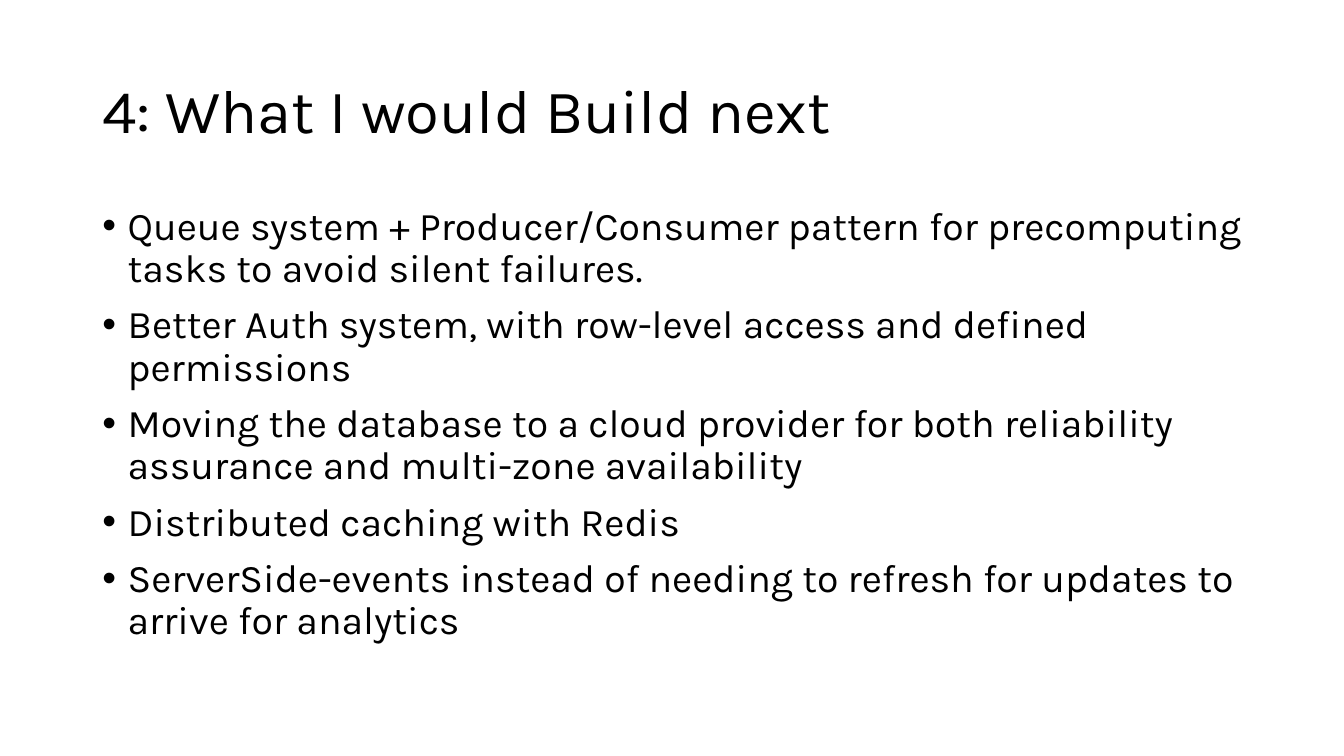
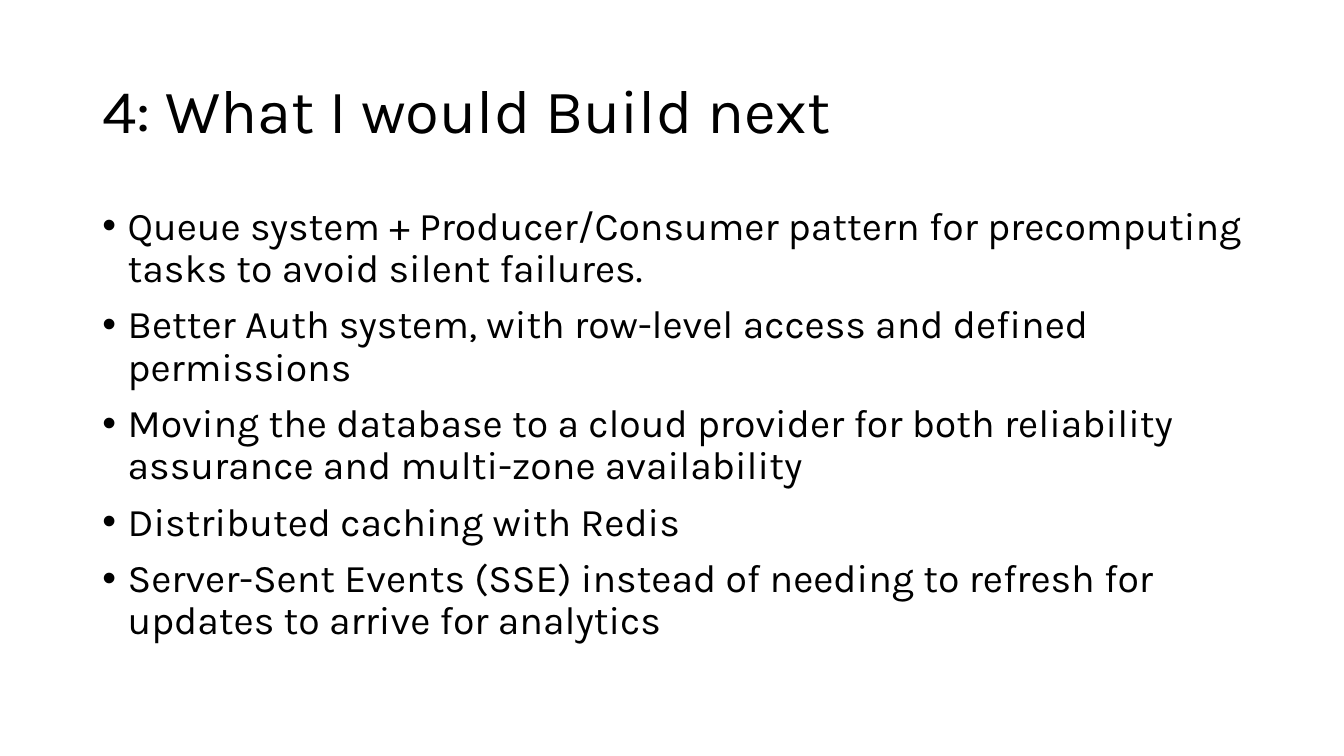
Before and after one commit to Arvin132/SS_takehome, a slide deck: slide 8 of Swish Solar Take home assessment, Interview stage.pptx. Drawn at 1344x756 pixels with LibreOffice and Linux fonts; fonts in the diff are those of the drawing. Boxes give left, top, right and bottom in pixels: in the first picture for what was removed or moved away, otherwise in the second. Text is boxed around its words. In the diff, an @@ line names an element or a change of style, - is before the commit and + after.

```diff
--- a/Swish Solar Take home assessment, Interview stage.pptx
+++ b/Swish Solar Take home assessment, Interview stage.pptx
@@ text at [128,563,1153,644]: text changed @@
-• ServerSide-events instead of needing to refresh for updates to arrive for analytics
+• Server-Sent Events (SSE) instead of needing to refresh for updates to arrive for analytics
```
Also in this commit, not shown: 6 other slides changed, 1 other file.
